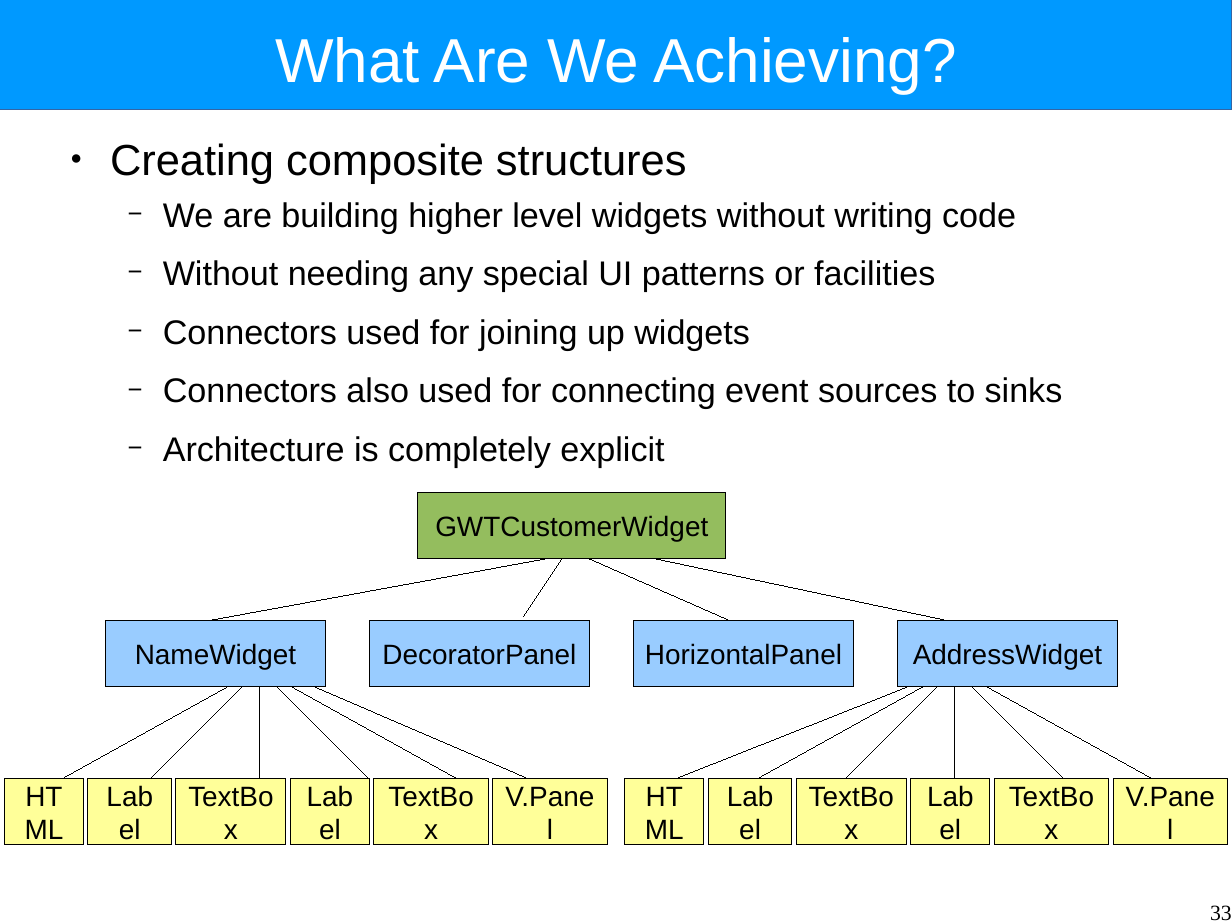
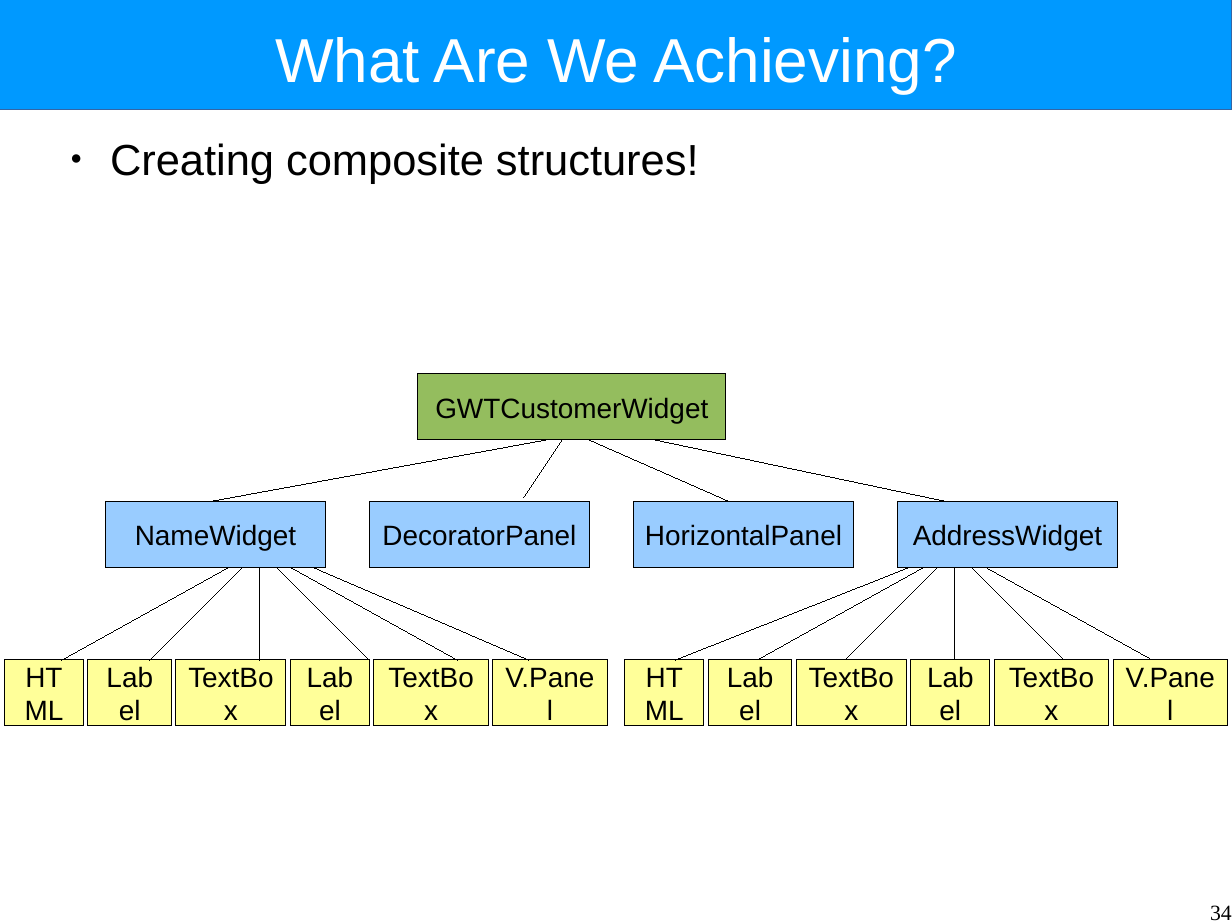
Before and after one commit to Intrinsarc/intrinsarc-evolve, a slide deck: slide 34 of Academic Work/lectures/components.odp (slide 33 before the commit). Drawn at 1232x924 pixels with LibreOffice and Linux fonts; fonts in the diff are those of the drawing. Boxes give left, top, right and bottom in pixels: in the first picture for what was removed or moved away, otherwise in the second. Text is boxed around its words. In the diff, an @@ line names an element or a change of style, - is before the commit and + after.

```diff
--- a/Academic Work/lectures/components.odp
+++ b/Academic Work/lectures/components.odp
@@ text at (110, 143, 699, 184): text changed; size 22 to 28 pt @@
-● Creating composite structures
-  − We are building higher level widgets without writing code
-  − Without needing any special UI patterns or facilities
-  − Connectors used for joining up widgets
-  − Connectors also used for connecting event sources to sinks
-  − Architecture is completely explicit
+● Creating composite structures!
@@ 17 rectangles, 14 lines: place and size @@
-17 rectangles, 14 lines at (4, 493, 1228, 845)
+17 rectangles, 14 lines at (4, 375, 1228, 727)
@@ line added from (656, 440) to (947, 502), #000000 0 pt @@
@@ line moved from (656, 559) - (947, 620) to (920, 563) - (675, 661) @@
@@ line removed from (920, 682) to (675, 779) @@
@@ page number at (1210, 905, 1232, 921): text changed @@
-33
+34
```
Also in this commit, not shown: 20 other slides changed, 8 slides added, 4 slides removed.
